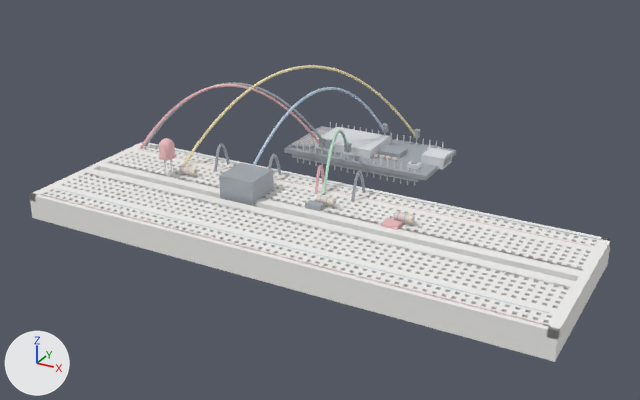
An edit to the glTF model mcp-server/physical_studio/bench/ready/fire-alarm/step-16.glb, drawn before and after from the same camera.
Both versions are drawn from a 50 mm camera at (0.1185, -0.2058, 0.117) aimed at (-0.0055, 0.0196, 0.0043). Arrows for +X, +Y and +Z are at lower left; the lights stay in place. The first picture is the older version. Where no turn or scale is listed for an object, it has been applied to the vertices. Vertices at exactly the same position are counted once.

Script lines for the objects in view, before the commit:
```python
ob_arduino_uno__mesh = bpy.data.objects.new('arduino_uno__mesh', me_arduino_uno__mesh)
ob_arduino_uno__mesh.location = (0.0, 0.0, 0.0)
ob_breadboard_1__mesh = bpy.data.objects.new('breadboard_1__mesh', me_breadboard_1__mesh)
ob_breadboard_1__mesh.location = (0.0, 0.0, 0.0)
ob_buzzer_1__mesh = bpy.data.objects.new('buzzer_1__mesh', me_buzzer_1__mesh)
ob_buzzer_1__mesh.location = (0.0, 0.0, 0.0)
ob_ldr_1__mesh = bpy.data.objects.new('ldr_1__mesh', me_ldr_1__mesh)
ob_ldr_1__mesh.location = (0.0, 0.0, 0.0)
ob_wire_buzzer_sig__mesh = bpy.data.objects.new('wire_buzzer_sig__mesh', me_wire_buzzer_sig__mesh)
ob_wire_buzzer_sig__mesh.location = (0.0, 0.0, 0.0)
ob_wire_led_sig__mesh = bpy.data.objects.new('wire_led_sig__mesh', me_wire_led_sig__mesh)
ob_wire_led_sig__mesh.location = (0.0, 0.0, 0.0)
ob_wire_main_5v__mesh = bpy.data.objects.new('wire_main_5v__mesh', me_wire_main_5v__mesh)
ob_wire_main_5v__mesh.location = (0.0, 0.0, 0.0)
```
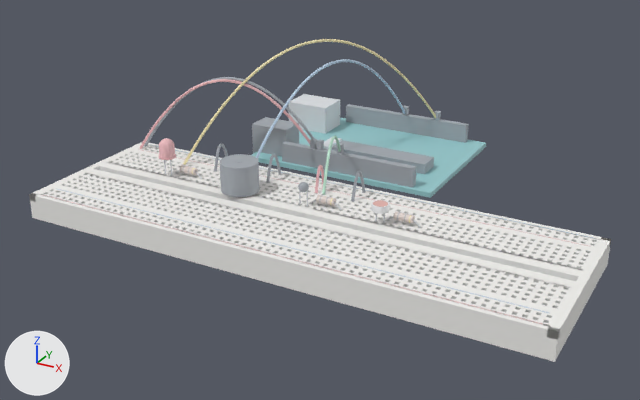
What changed in the scene script:
```text
Change me_arduino_uno__mesh:
    remove me_arduino_uno__mesh.from_pydata(...)  # 708 vertices, 1176 faces; spans x -0.0375..0.0197, y 0.051..0.079, z 0.0008..0.009
    add me_arduino_uno__mesh.from_pydata(...)  # 56 vertices, 84 faces; spans x -0.048..0.0243, y 0.0383..0.0917, z 0.0038..0.0158
    me_arduino_uno__mesh part 1: a new loose piece, a box spanning x -0.0443..0.0243, y 0.0383..0.0917, z 0.0042..0.0058, in mat_defaultmaterial_001
    me_arduino_uno__mesh part 2: a new loose piece, a box spanning x -0.048..-0.032, y 0.072..0.084, z 0.0048..0.0158, in mat_defaultmaterial_001
    me_arduino_uno__mesh part 3: a new loose piece, a box spanning x -0.046..-0.032, y 0.0435..0.0525, z 0.0048..0.0158, in mat_defaultmaterial_001
    me_arduino_uno__mesh part 4: a new loose piece, a box spanning x -0.0185..0.0165, y 0.052..0.06, z 0.0058..0.0093, in mat_defaultmaterial_001
    me_arduino_uno__mesh part 5: a new loose piece, a box spanning x -0.026..-0.022, y 0.056..0.066, z 0.0058..0.0074, in mat_defaultmaterial_001
    me_arduino_uno__mesh part 6: a new loose piece, a box spanning x -0.0315..0.0175, y 0.0397..0.0422, z 0.0038..0.0123, in mat_defaultmaterial_001
    me_arduino_uno__mesh part 7: a new loose piece, a box spanning x -0.0315..0.0175, y 0.0879..0.0904, z 0.0038..0.0123, in mat_defaultmaterial_001
    me_arduino_uno__mesh part 8: 302 vertices removed from x -0.0375..0.0197, y 0.051..0.079, z 0.0008..0.009
    other edits to the shape of me_arduino_uno__mesh do not show in these pictures
Change me_buzzer_1__mesh:
    remove me_buzzer_1__mesh.from_pydata(...)  # 8 vertices, 12 faces; spans x -0.03013..-0.01813, y 0.00035..0.01235, z 0.00525..0.01475
    add me_buzzer_1__mesh.from_pydata(...)  # 143 vertices, 272 faces; spans x -0.03267..-0.02067, y 0.00035..0.01235, z 0.008..0.0181
    me_buzzer_1__mesh part 9: 8 vertices removed from x -0.03013..-0.01813, y 0.00035..0.01235, z 0.00525..0.01475; 143 vertices added at x -0.03267..-0.02067, y 0.00035..0.01235, z 0.008..0.0181
Change me_ldr_1__mesh:
    remove me_ldr_1__mesh.from_pydata(...)  # 8 vertices, 12 faces; spans x 0.02285..0.02795, y 0.0042..0.0085, z 0.007..0.009
    add me_ldr_1__mesh.from_pydata(...)  # 159 vertices, 304 faces; spans x 0.01899..0.02419, y 0.00375..0.00895, z 0.008..0.01405
    me_ldr_1__mesh part 10: 8 vertices removed from x 0.02285..0.02795, y 0.0042..0.0085, z 0.007..0.009; 159 vertices added at x 0.01899..0.02419, y 0.00375..0.00895, z 0.008..0.01405
Change me_wire_main_5v__mesh:
    remove me_wire_main_5v__mesh.from_pydata(...)  # 1009 vertices, 1932 faces; spans x -0.0791..-0.0218, y 0.0211..0.0534, z 0.0077..0.0314
    add me_wire_main_5v__mesh.from_pydata(...)  # 1009 vertices, 1932 faces; spans x -0.0791..-0.0188, y 0.0211..0.0418, z 0.0077..0.0348
    me_wire_main_5v__mesh part 11: the loose piece of 1001 vertices spanning x -0.0791..-0.0223, y 0.0211..0.053, z 0.0077..0.0314 is multiplied about its middle by the matrix ((0.973, 0.145, 0.0), (-0.189, 0.967, 0.0), (0.058, 0.024, 1.059)), then moved by (0.0015, -0.0058, 0.0027)
    me_wire_main_5v__mesh part 12: the loose piece of 8 vertices spanning x -0.0236..-0.0218, y 0.0516..0.0534, z 0.0085..0.0115 is moved by (0.003, -0.0116, 0.004)
Change me_wire_led_sig__mesh:
    remove me_wire_led_sig__mesh.from_pydata(...)  # 1009 vertices, 1932 faces; spans x -0.0563..0.0036, y 0.0161..0.0784, z 0.0077..0.0386
    add me_wire_led_sig__mesh.from_pydata(...)  # 1009 vertices, 1932 faces; spans x -0.0563..0.0066, y 0.0161..0.09, z 0.0077..0.0463
    me_wire_led_sig__mesh part 13: the loose piece of 8 vertices spanning x 0.0018..0.0036, y 0.0766..0.0784, z 0.0085..0.0115 is moved by (0.003, 0.0116, 0.004)
    me_wire_led_sig__mesh part 14: 988 of 1009 vertices moved; they spanned x -0.0549..0.0031, y 0.0176..0.0779, z 0.0082..0.0386 and now span x -0.0548..0.0061, y 0.0179..0.0895, z 0.0113..0.0463; mean shift (0.0015, 0.0059, 0.0059); largest move (0.0031, 0.0774, 0.0087) -> (0.0061, 0.089, 0.0127)
Change me_wire_buzzer_sig__mesh:
    remove me_wire_buzzer_sig__mesh.from_pydata(...)  # 1009 vertices, 1932 faces; spans x -0.031..-0.0091, y 0.0161..0.0784, z 0.0077..0.0315
    add me_wire_buzzer_sig__mesh.from_pydata(...)  # 1009 vertices, 1932 faces; spans x -0.031..-0.0061, y 0.0161..0.09, z 0.0077..0.0397
    me_wire_buzzer_sig__mesh part 15: the loose piece of 8 vertices spanning x -0.0109..-0.0091, y 0.0766..0.0784, z 0.0085..0.0115 is moved by (0.003, 0.0116, 0.004)
    me_wire_buzzer_sig__mesh part 16: 988 of 1009 vertices moved; they spanned x -0.0304..-0.0095, y 0.0176..0.0779, z 0.0082..0.0315 and now span x -0.0304..-0.0065, y 0.0179..0.0895, z 0.0107..0.0397; mean shift (0.0015, 0.0059, 0.0062); largest move (-0.0104, 0.0777, 0.0085) -> (-0.0074, 0.0893, 0.0126)
```

Location of each change, (x1, y1, x2, y2) in pixels of the pictures (640 x 400 px; the box of a moved part takes in the faces that stretch with it):
'arduino_uno__mesh', reshaped (36% wider, 62% taller): before (284, 122, 456, 186); after (251, 94, 486, 198)
'buzzer_1__mesh', reshaped: before (219, 163, 274, 206); after (220, 154, 259, 197)
'wire_led_sig__mesh', reshaped (9% wider, 26% taller): before (183, 65, 420, 165); after (183, 39, 441, 165)
'wire_buzzer_sig__mesh', reshaped (13% wider, 25% taller): before (253, 87, 388, 166); after (256, 59, 409, 158)
'wire_main_5v__mesh', reshaped (8% taller): before (139, 84, 326, 149); after (139, 79, 317, 149)
'ldr_1__mesh', reshaped: before (381, 218, 403, 230); after (371, 200, 390, 224)
part 1 of me_arduino_uno__mesh, added (cyan): after (251, 118, 486, 198)
part 2 of me_arduino_uno__mesh, added: after (288, 94, 340, 134)
part 3 of me_arduino_uno__mesh, added: after (252, 117, 299, 156)
part 4 of me_arduino_uno__mesh, added: after (332, 140, 434, 174)
part 5 of me_arduino_uno__mesh, added: after (324, 137, 342, 149)
part 6 of me_arduino_uno__mesh, added: after (282, 141, 417, 188)
part 7 of me_arduino_uno__mesh, added: after (346, 104, 469, 143)
part 8 of me_arduino_uno__mesh, deleted: before (284, 125, 456, 182)
part 11 of me_wire_main_5v__mesh, moved or reshaped: before (142, 84, 319, 146); after (142, 79, 310, 146)
part 12 of me_wire_main_5v__mesh, moved or reshaped: before (319, 138, 326, 148); after (310, 139, 317, 149)
part 13 of me_wire_led_sig__mesh, moved or reshaped: before (414, 129, 420, 139); after (434, 111, 441, 120)
part 14 of me_wire_led_sig__mesh, moved or reshaped: before (186, 65, 415, 161); after (186, 39, 436, 161)
part 15 of me_wire_buzzer_sig__mesh, moved or reshaped: before (382, 123, 388, 133); after (402, 106, 409, 115)
part 16 of me_wire_buzzer_sig__mesh, moved or reshaped: before (253, 87, 384, 166); after (256, 59, 405, 158)
